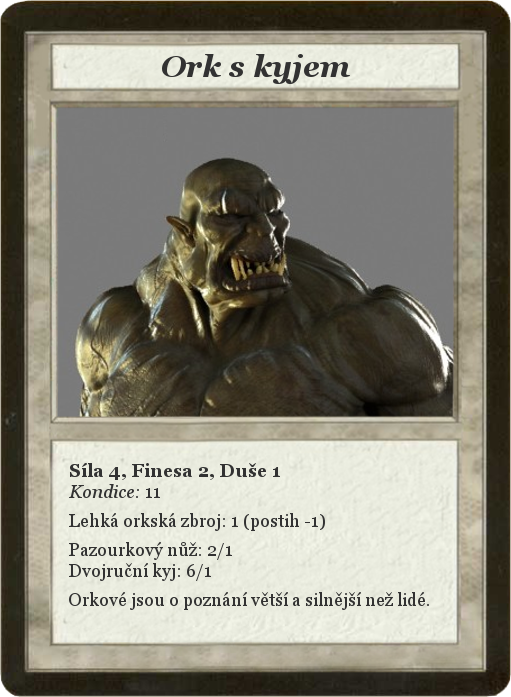
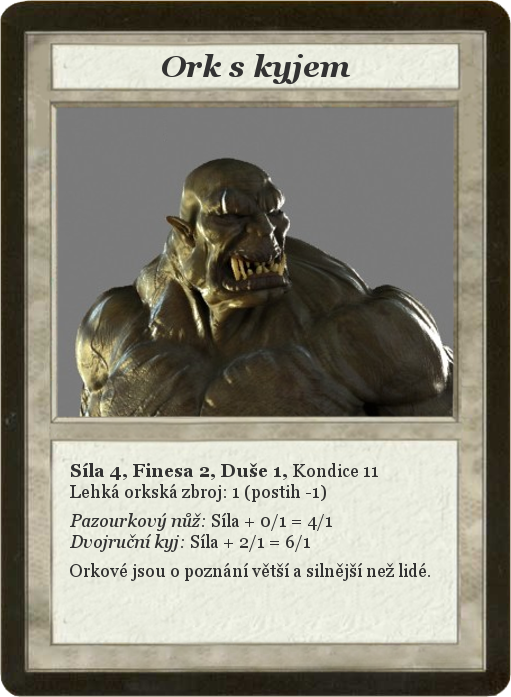
The second 511x697 image is a revision of the first. Changes to its layers:
renamed "Síla 4, Finesa 2, Duše 1 ..." to "Síla 4, Finesa 2, Duše 1, Kond...", painted on it over [69, 463, 430, 610]
